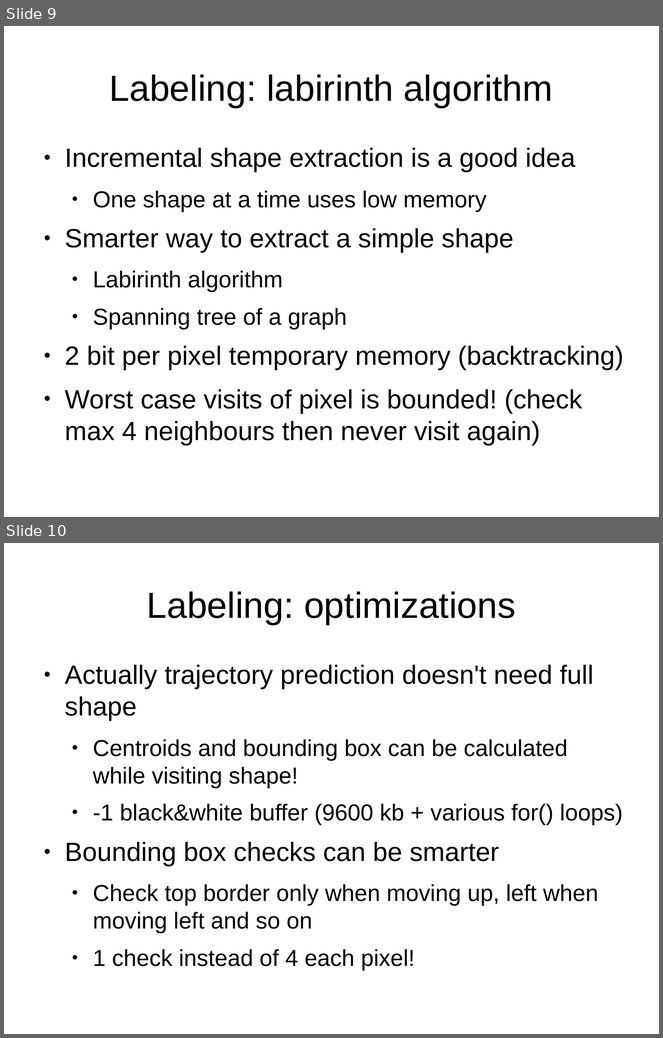
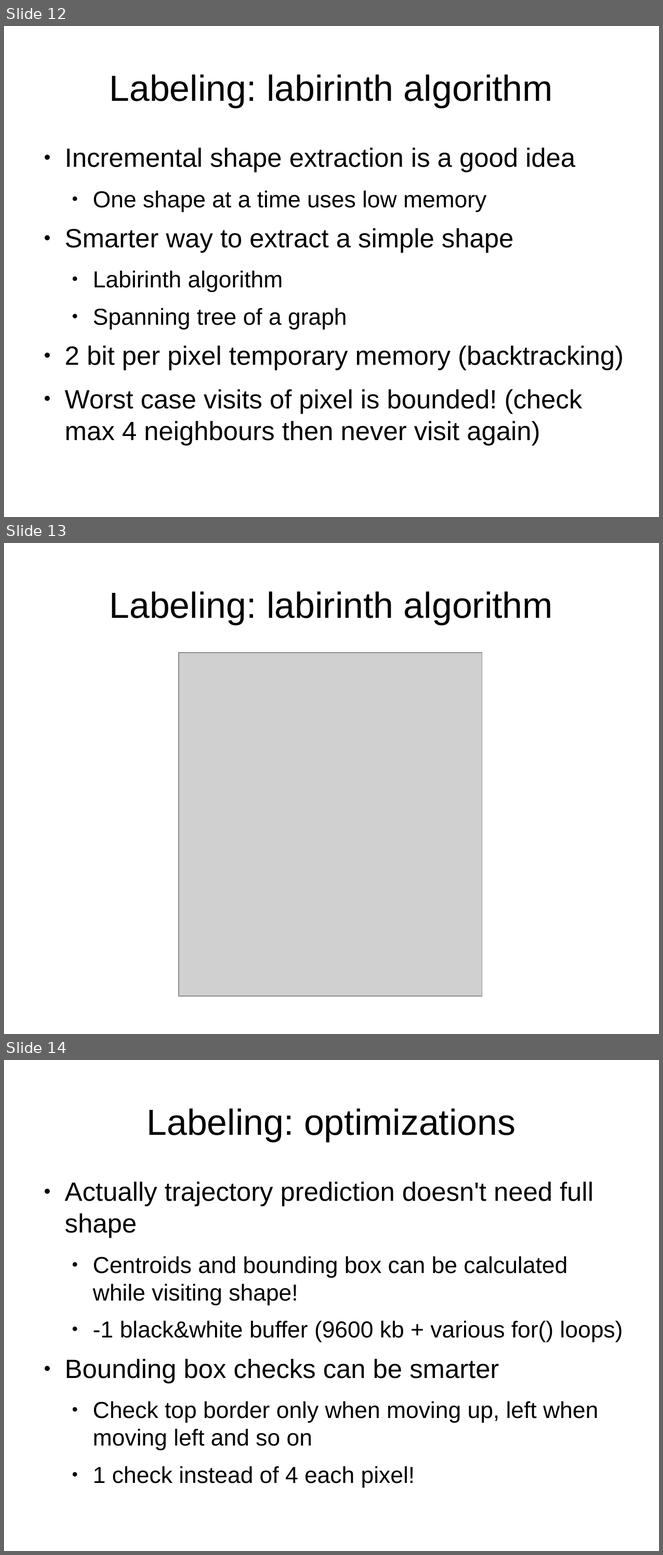
Before and after one commit to 0Chuzz/SNproject, a slide deck: slides.odp. Shown one above the other, each under a label of ours: slides 9 and 10 before the commit, slides 12, 13 and 14 after it. The pictures are 663x1038 and 663x1555 pixels, drawn with LibreOffice and Linux fonts; fonts in the diff are those of the drawing; grey boxes stand for pictures. Boxes give left, top, right and bottom in pixels: in the first picture for what was removed or moved away, otherwise in the second. Text is boxed around its words. In the diff, an @@ line names an element or a change of style, - is before the commit and + after.

```diff
--- a/slides.odp
+++ b/slides.odp
@@ slide 13 added at bbox=[4, 543, 659, 1034], background #FFFFFF @@
@@ title added at bbox=[109, 591, 553, 625], 44 pt, text #000000 @@
+Labeling: labirinth algorithm
@@ picture added at bbox=[179, 653, 482, 996] @@
@@ what was slide 9 is now slide 12 @@
@@ what was slide 10 is now slide 14 @@
```
Also in this commit, not shown: 7 slides changed, 5 other slides added, 1 slide removed.
